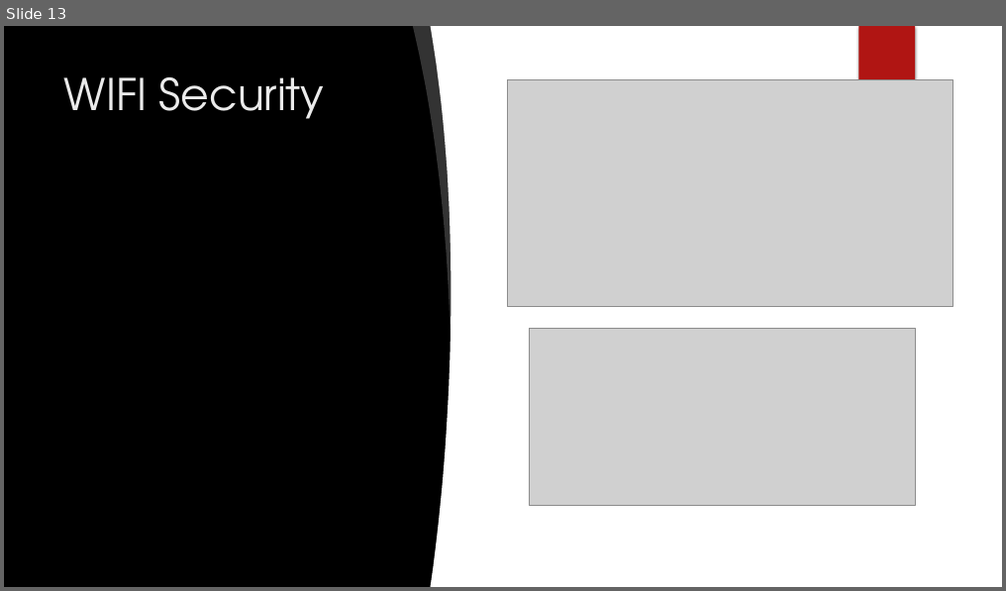
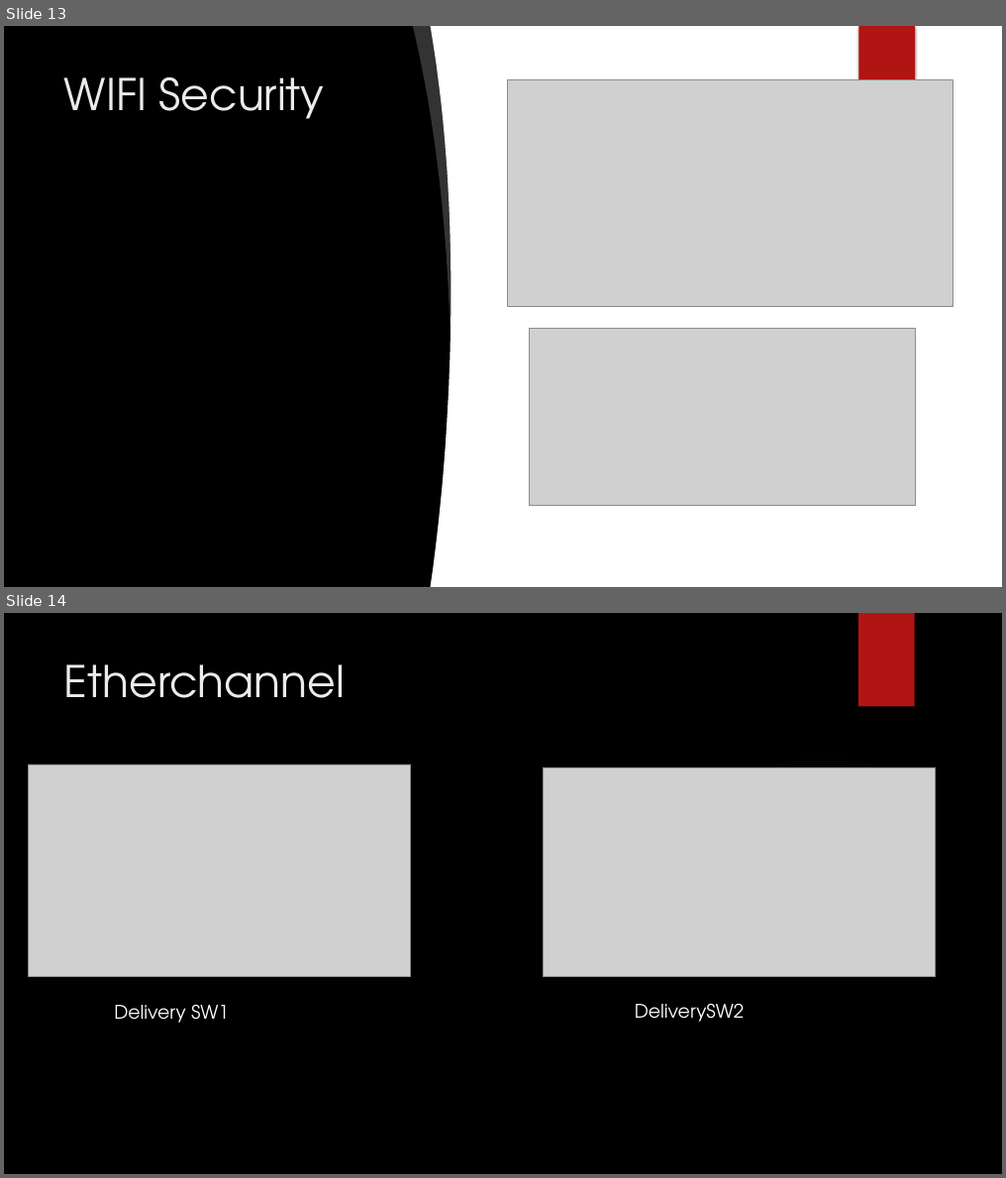
Before and after one commit to LajkaK2006/BorsodNet, a slide deck: Tacos KFT.pptx. Shown one above the other, each under a label of ours: slide 13 before the commit, slides 13 and 14 after it. The pictures are 1006x591 and 1006x1178 pixels, drawn with LibreOffice and Linux fonts; fonts in the diff are those of the drawing; grey boxes stand for pictures; background and template pictures are left out. Boxes give left, top, right and bottom in pixels: in the first picture for what was removed or moved away, otherwise in the second. Text is boxed around its words. In the diff, an @@ line names an element or a change of style, - is before the commit and + after.

```diff
--- a/Tacos KFT.pptx
+++ b/Tacos KFT.pptx
@@ slide 14 added at (4, 613, 1002, 1174), background picture (left out); not listed: 2 template elements that a slide beside it also shows @@
@@ title added at (64, 664, 345, 698), 42 pt, text #EBEBEB @@
+Etherchannel
@@ picture added at (28, 764, 411, 976) @@
@@ picture added at (543, 768, 936, 977) @@
@@ text added at (114, 1005, 229, 1023), 18 pt, text #FFFFFF @@
+Delivery SW1
@@ text added at (635, 1004, 745, 1022), 18 pt, text #FFFFFF @@
+DeliverySW2
```
Also in this commit, not shown: 5 slides changed, 5 other slides added, 2 slides removed, 1 other file.
